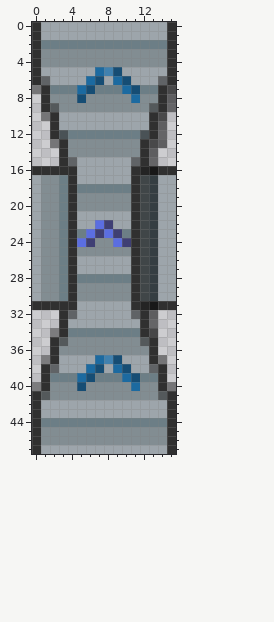
Pixel-art file: data/gfx/world-obj/belt-over.ase. That is the earlier state.
16x48 pixels, 1 frame.
After the commit:
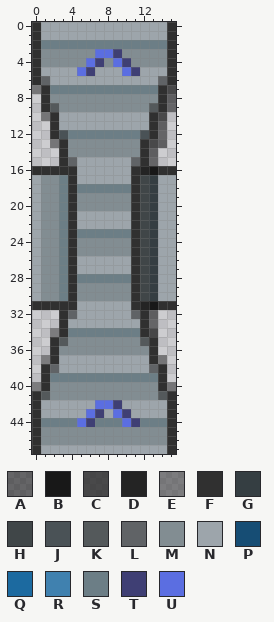
Palette (. is transparent): A #00000081  B #181818  C #202020c2  D #242424  E #30303083  F #303030  G #353e42  H #404648  J #4a5256  K #54595b  L #606366  M #828d92  N #9da5ab  P #164d74  Q #1c6aa0  R #4081af  S #6c7e86  T #3f3f74  U #5b6ee1
Edits made:
layer "Arrows" added
Layers "Arrows", "Flattened":
The author changed colour P to colour M in row 8 at x 5; in row 40 at x 5.
The author changed colour Q to colour M in row 8 at x 11; in row 40 at x 11.
The author changed colour T to colour M in row 24 at x 6 and 10.
The author changed colour U to colour M in row 24 at x 5 and 9.
The author changed colour P to colour N in row 5 at x 9; in row 6 at x 7 and 10; in row 37 at x 9; in row 38 at x 7 and 10.
The author changed colour Q to colour N in row 5 at x 7; in row 6 at x 6 and 9; in row 37 at x 7; in row 38 at x 6 and 9.
The author changed colour R to colour N in row 5 at x 8; in row 37 at x 8.
The author changed colour T to colour N in row 22 at x 8.
The author changed colour U to colour N in row 22 at x 7.
The author changed colour P to colour S in row 7 at x 6 and 11; in row 39 at x 6 and 11.
The author changed colour Q to colour S in row 7 at x 5 and 10; in row 39 at x 5 and 10.
The author changed colour T to colour S in row 23 at x 7 and 9.
The author changed colour U to colour S in row 23 at x 6 and 8.
The author changed colour M to colour T in row 3 at x 9; in row 4 at x 7 and 10.
The author changed colour N to colour T in row 5 at x 6 and 11; in row 42 at x 9; in row 43 at x 7 and 10.
The author changed colour S to colour T in row 44 at x 6 and 11.
The author changed colour M to colour U in row 3 at x 7 to 8; in row 4 at x 6 and 9.
The author changed colour N to colour U in row 5 at x 5 and 10; in row 42 at x 7 to 8; in row 43 at x 6 and 9.
The author changed colour S to colour U in row 44 at x 5 and 10.
